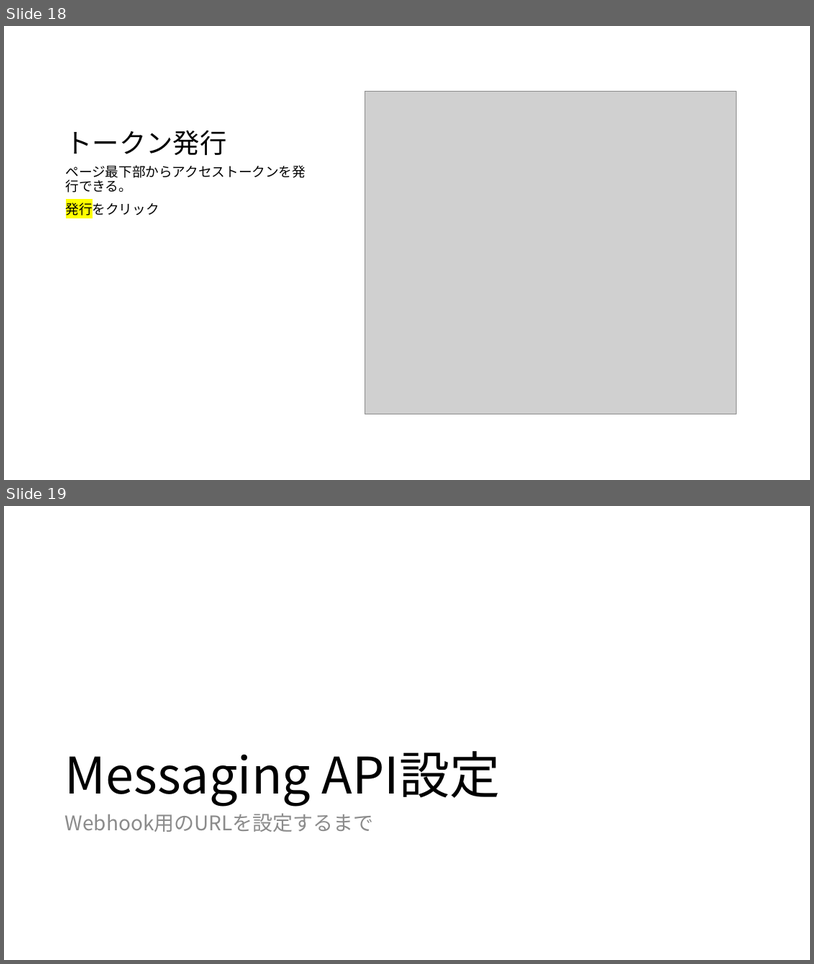
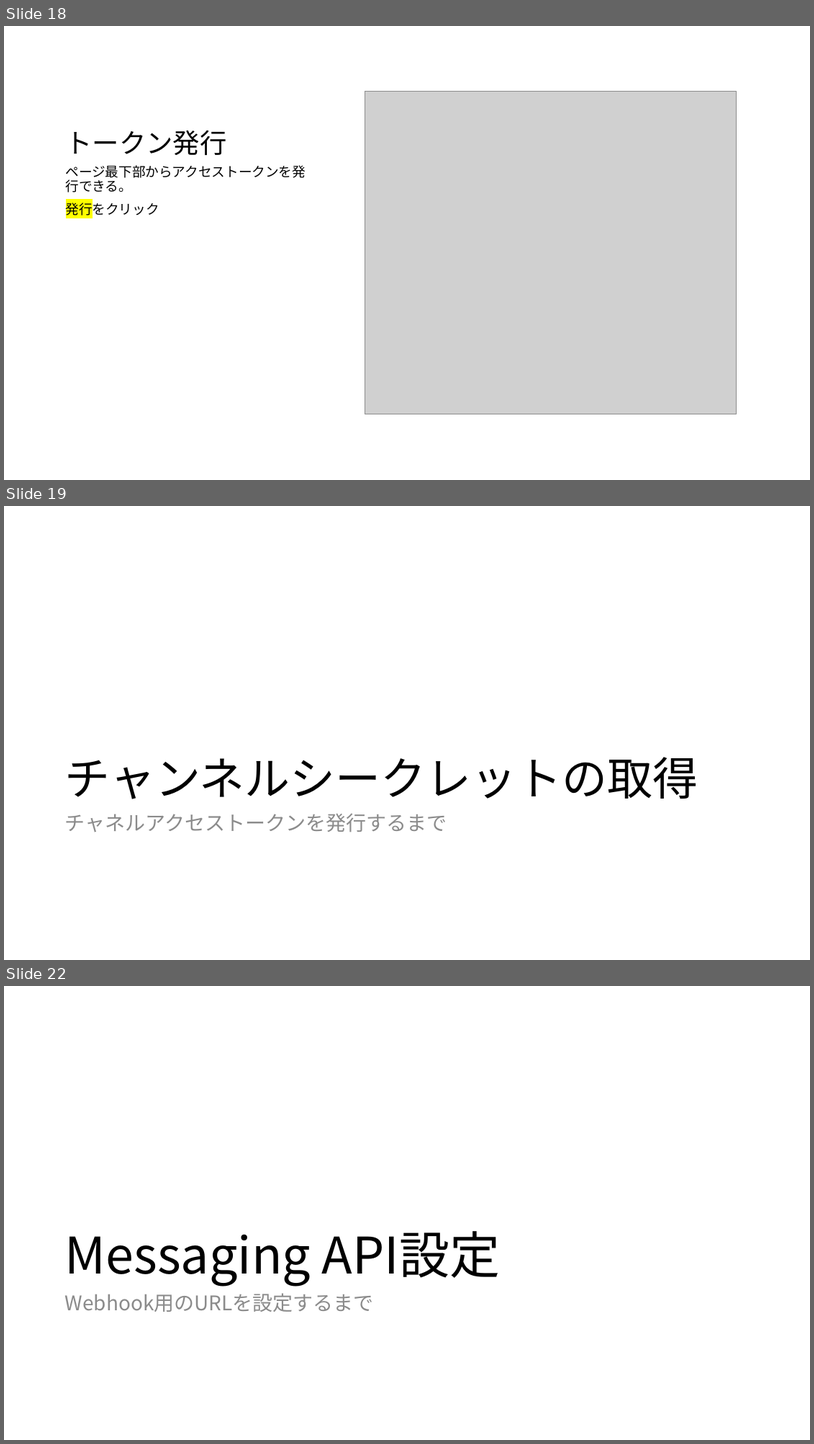
Before and after one commit to mizunoshota2001/bot-tut-service-engineering-s, a slide deck: README.pptx. Shown one above the other, each under a label of ours: slides 18 and 19 before the commit, slides 18, 19 and 22 after it; the slides between them are not shown. The pictures are 814x964 and 814x1444 pixels, drawn with LibreOffice and Linux fonts; fonts in the diff are those of the drawing; grey boxes stand for pictures. Boxes give left, top, right and bottom in pixels: in the first picture for what was removed or moved away, otherwise in the second. Text is boxed around its words. In the diff, an @@ line names an element or a change of style, - is before the commit and + after.

```diff
--- a/README.pptx
+++ b/README.pptx
@@ slide 19 added at [4,506,810,960], background #FFFFFF @@
@@ title added at [65,757,699,799], 54 pt, text #000000 @@
+チャンネルシークレットの取得
@@ text added at [65,813,447,831], 24 pt, text #8C8C8C @@
+チャネルアクセストークンを発行するまで
@@ what was slide 19 is now slide 22 @@
```
Also in this commit, not shown: 2 other slides added.
